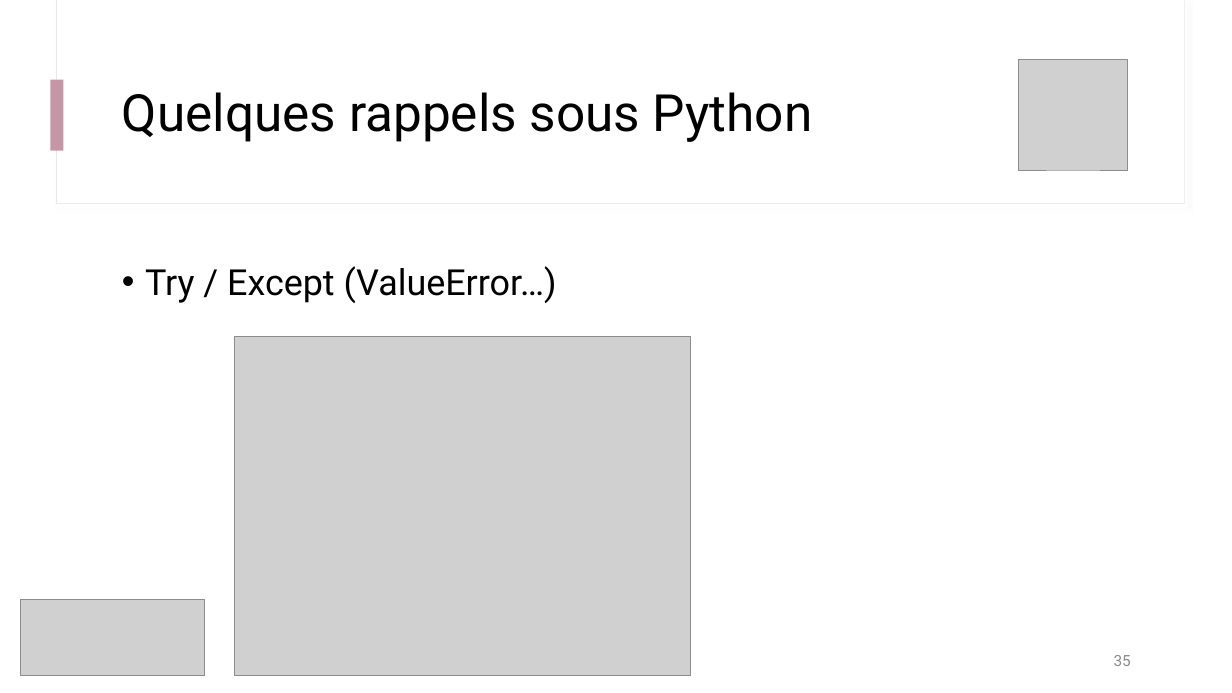
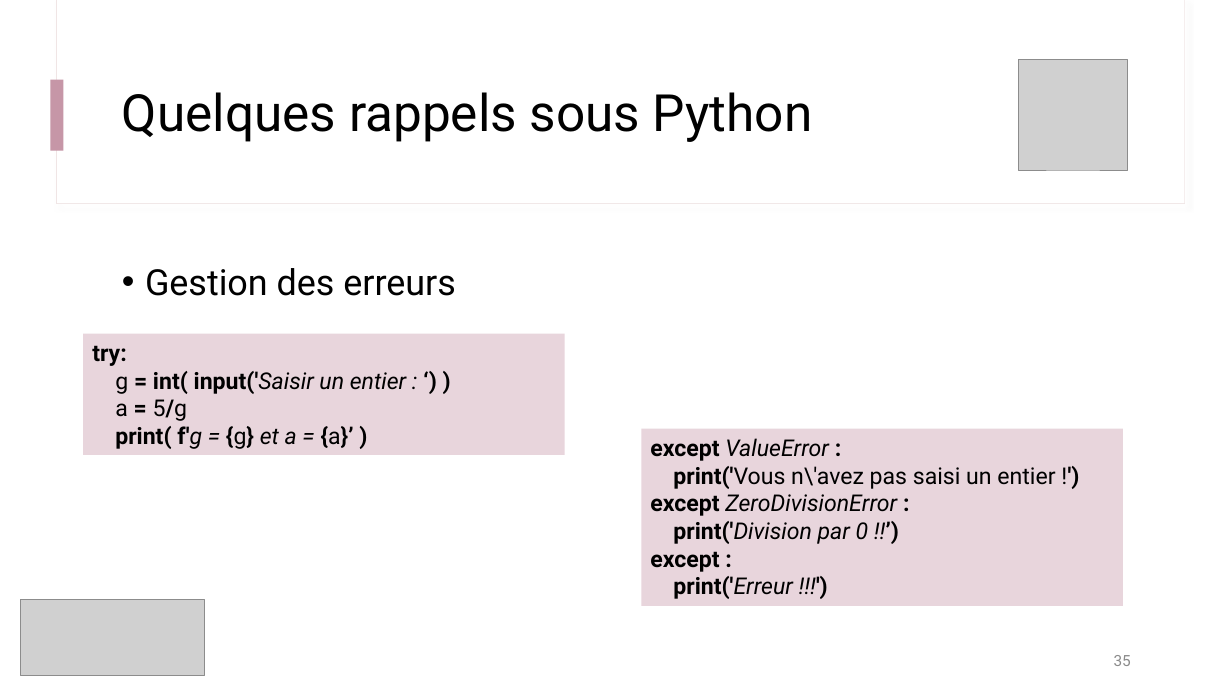
Before and after one commit to IOGS-Digital-Methods/semester-5, a slide deck: slide 35 of s5_outils_numeriques/b1_outils_numeriques/seance1_demistifier_python/B1_1_Demystifier_Python.pptx. Drawn at 1232x693 pixels with LibreOffice and Linux fonts; fonts in the diff are those of the drawing; grey boxes stand for pictures. Boxes give left, top, right and bottom in pixels: in the first picture for what was removed or moved away, otherwise in the second. Text is boxed around its words. In the diff, an @@ line names an element or a change of style, - is before the commit and + after.

```diff
--- a/s5_outils_numeriques/b1_outils_numeriques/seance1_demistifier_python/B1_1_Demystifier_Python.pptx
+++ b/s5_outils_numeriques/b1_outils_numeriques/seance1_demistifier_python/B1_1_Demystifier_Python.pptx
@@ text at <box>145,268,455,296</box>: text changed @@
-• Try / Except (ValueError…)
+• Gestion des erreurs
@@ rectangle added at <box>83,334,565,455</box>, fill #E8D5DC, 18 pt, text #000000, bold @@
+try:
+g = int( input('Saisir un entier : ‘) )
+a = 5/g
+print( f'g = {g} et a = {a}’ )
@@ picture removed at <box>235,337,691,676</box> @@
@@ rectangle added at <box>641,429,1123,606</box>, fill #E8D5DC, 18 pt, text #000000 @@
+except ValueError :
+print('Vous n\'avez pas saisi un entier !')
+except ZeroDivisionError :
+print('Division par 0 !!’)
+except :
+print('Erreur !!!')
```
Also in this commit, not shown: 45 other files.
